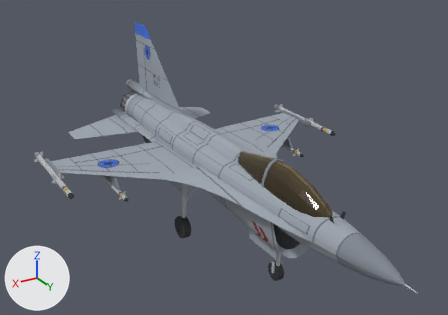
The glTF model client/static/models/f16.glb, before and after one commit.
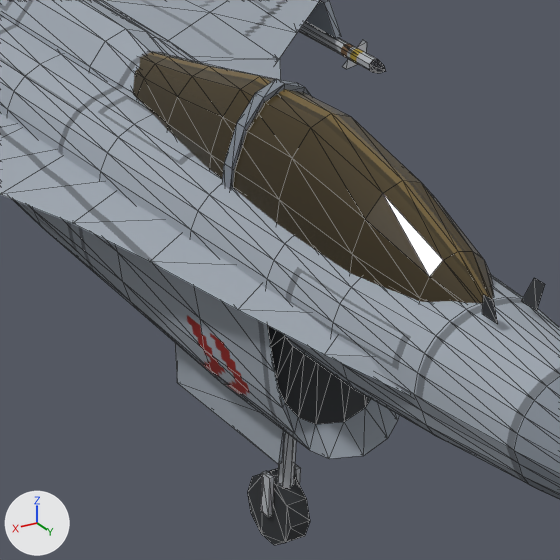
Each version appears first whole from a 50 mm camera at (9.08, 14.85, 7.83) aimed at (0.14, -0.05, 0.38), and next in a close-up on the part from 45% to 78% of the width and 44% to 91% of the height. Every picture has the same lights, and +X, +Y and +Z are marked at lower left. The older version's two pictures come first. The close-ups show mesh edges as thin lines. Where no turn or scale is listed for an object, it has been applied to the vertices. Vertices at exactly the same position are counted once.

Objects in the first close-up: 'airframe', 'canopy', 'door_nose', 'gear_nose'.
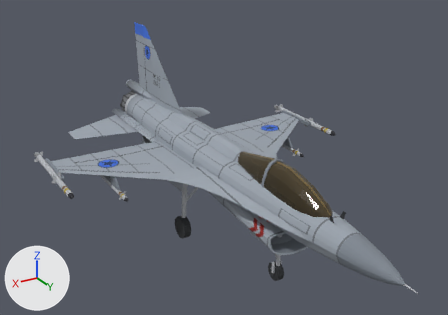
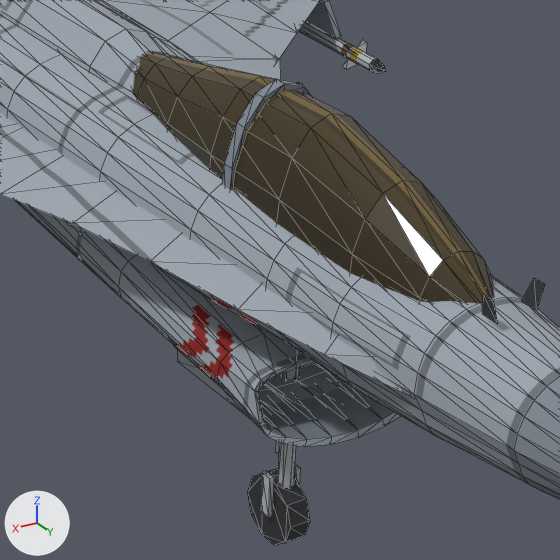
Where the newer file only moved an object's origin or applied its transform, the numbers keep the older frame.

Patch to the scene script:
```diff
--- a/client/static/models/f16.glb.py
+++ b/client/static/models/f16.glb.py
@@ me_airframe @@
 # used by ob_airframe; location = (0.0, 0.0, 0.0)
-me_airframe.from_pydata(...)  # 1134 vertices, 1729 faces; spans x -4.9..4.9, y -7.6..7.6, z -1.2..3.3
+me_airframe.from_pydata(...)  # 1030 vertices, 1704 faces; spans x -4.7..4.7, y -7.6..7.6, z -1.1..3.3
+# me_airframe part 1: a new loose piece of 140 vertices spanning x -0.8..0.8, y -1.9..3.5, z -1.1..-0.3
+# me_airframe part 2: 33 vertices moved from x -0.7..0.7, y -1.5..3.6, z -1.2..-0.4 to x -0.7..0.7, y -1.5..2.4, z -0.7..-0.2; 35 vertices removed from x -0.6..0.6, y 0.0..3.4, z -1.2..0.0; 11 vertices added at x -0.6..0.6, y 0.0..2.4, z -0.7..-0.2
+# me_airframe part 3: 30 kept faces spanning x -0.5..0.5, y 1.3..3.2, z -0.7..-0.2 get new texture (UV) coordinates
+# me_airframe part 4: 17 faces spanning x -0.5..0.5, y 2.4..3.2, z -0.6..-0.2 switch from mat_dark to mat_body
+# other edits to the shape of me_airframe do not show in these pictures
 me_airframe.materials.append(mat_secondary)
@@ ob_door_nose @@
 ob_door_nose = bpy.data.objects.new('door_nose', me_door_nose)
-ob_door_nose.location = (0.21, 2.2, -1.23)
+ob_door_nose.location = (0.21, 2.2, -1.04)
```

Boxes [x1, y1, x2, y2] around the edits, measured in the close-ups (560 x 560 px; the box of a moved part takes in the faces that stretch with it):
'door_nose', moved: before [175, 343, 286, 464]; after [177, 350, 284, 418]
part 1 of me_airframe, added: after [16, 201, 400, 447]
part 2 of me_airframe, moved or reshaped (mostly hidden afterwards): before [12, 199, 308, 449]; after [157, 266, 285, 336]
part 3 of me_airframe, surface changed: before [276, 337, 395, 459]; after [211, 295, 292, 346]
part 4 of me_airframe, recoloured: before [276, 337, 370, 424]; after [211, 295, 292, 346]
'msl_2', unchanged, uncovered by the edit: after [298, 22, 386, 73]
